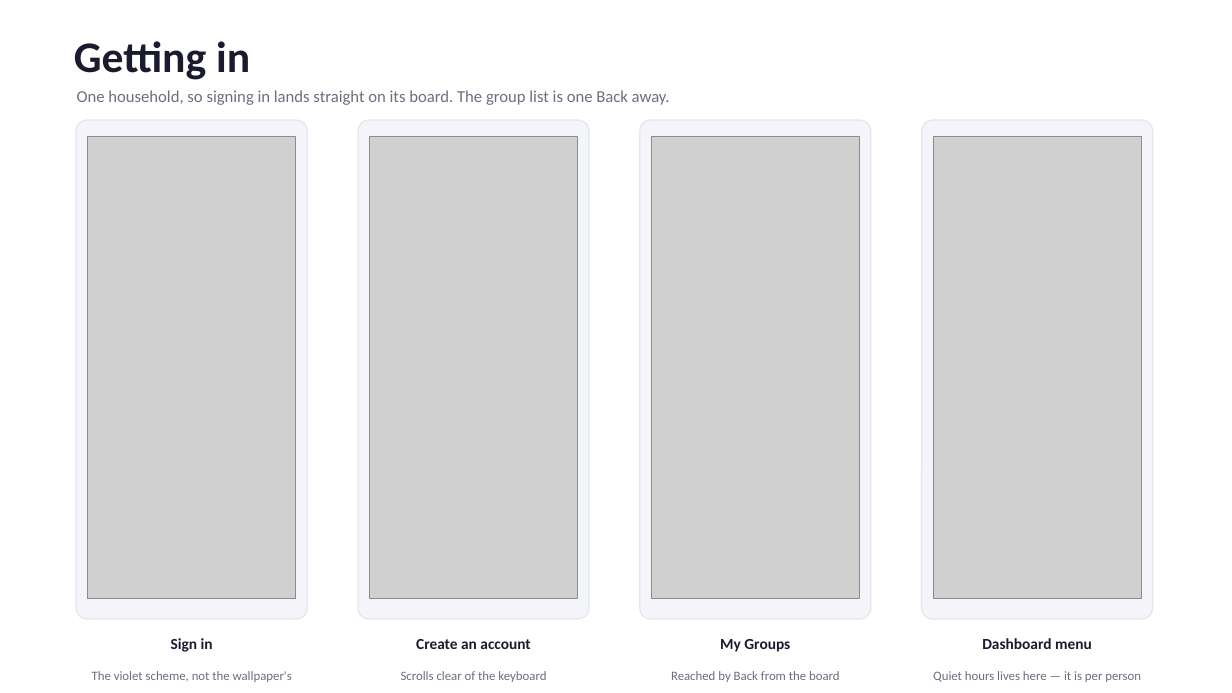
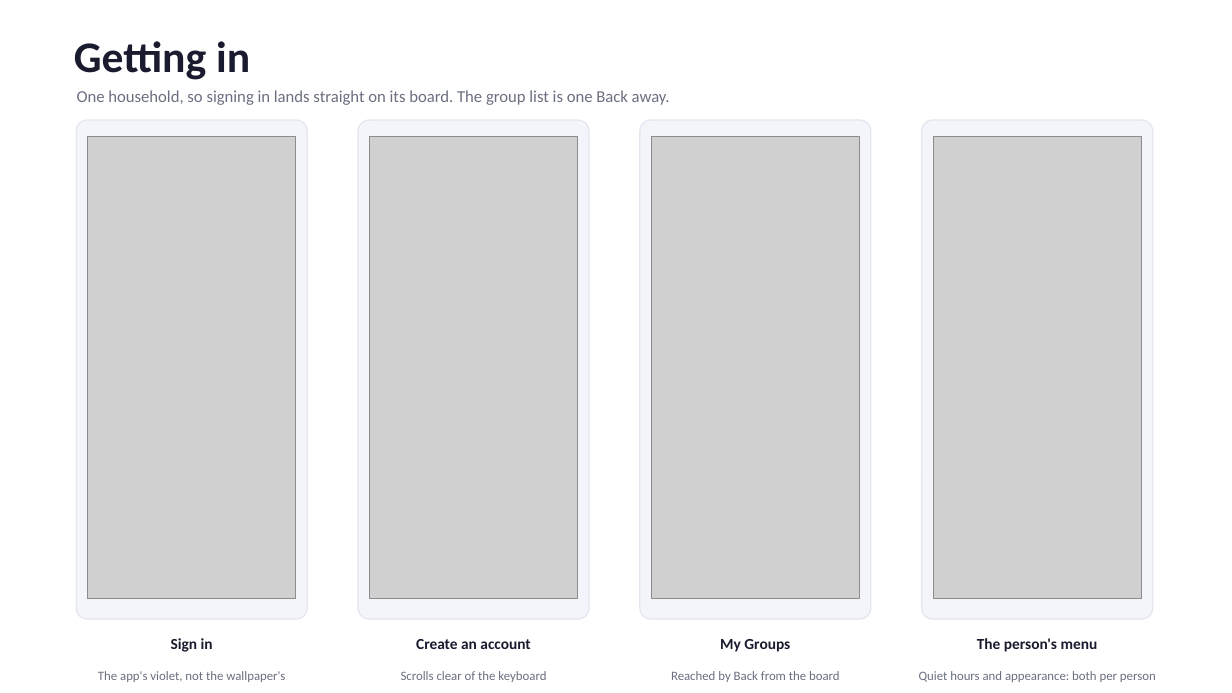
Before and after one commit to babakch76/taskflow, a slide deck: slide 2 of TaskFlow_Screens.pptx. Drawn at 1232x693 pixels with LibreOffice and Linux fonts; fonts in the diff are those of the drawing; grey boxes stand for pictures. Boxes give left, top, right and bottom in pixels: in the first picture for what was removed or moved away, otherwise in the second. Text is boxed around its words. In the diff, an @@ line names an element or a change of style, - is before the commit and + after.

```diff
--- a/TaskFlow_Screens.pptx
+++ b/TaskFlow_Screens.pptx
@@ text at box(977, 638, 1098, 652): text changed @@
-Dashboard menu
+The person's menu
@@ text at box(98, 671, 285, 682): text changed @@
-The violet scheme, not the wallpaper's
+The app's violet, not the wallpaper's
@@ text at box(919, 671, 1156, 682): text changed @@
-Quiet hours lives here — it is per person
+Quiet hours and appearance: both per person
```
Also in this commit, not shown: 4 other slides changed, 4 slides added, 34 other files.
